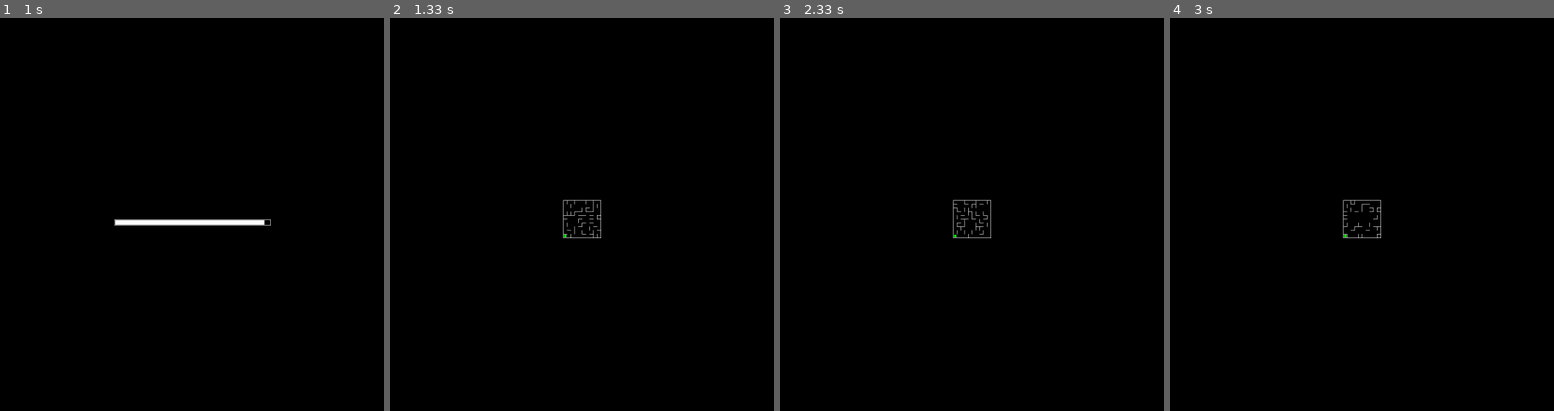
Above: before the commit, frames 1-4 (left to right).
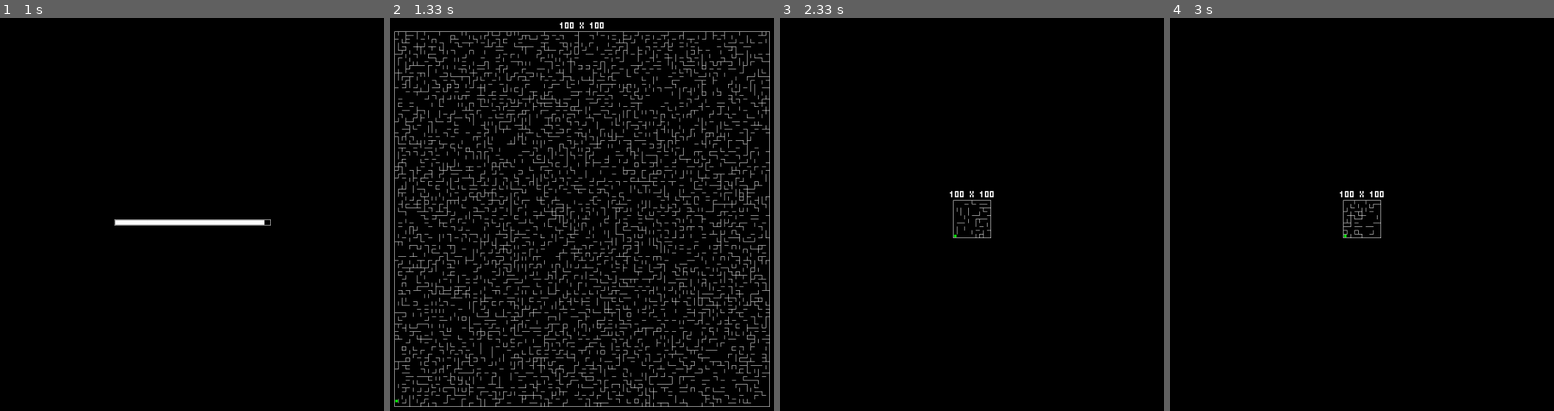
Above: after the commit, the same moments.

Repository: AlexanderNoles/NEA
Game: pygame game, started from MazeRenderer 2.0.py
Two runs of this game, one before a commit and one after it. Both use one fixed random seed, a clock stepped at 60 frames per second and the inputs below.
Inputs:
- Up to frame 1 (1 s): tap Enter at 0.33 s
- Up to frame 2 (1.33 s): hold Up from 1.17 s (still down)
- Up to frame 3 (2.33 s): release Up at 1.63 s; tap E at 2.17 s
- Up to frame 4 (3 s): tap E at 2.5 s

Frame 1 is identical in both runs. In frame 2, 14% of the frame differs, in the area x 1-99%, y 1-99%; in frame 3, 0.3%; in frame 4, 0.3%.

Commit message:
Finished adding text

Diff:
--- a/MazeRenderer 2.0.py
+++ b/MazeRenderer 2.0.py
@@ -15,6 +15,9 @@
 default_line_weight = 1
 scale = 1 #Has to be an int
 debug = False
+with open('font.txt') as f:
+    font = f.readlines()
+    f.close()
 
 #GAME LOGIC
 def play_maze(width,height,title,maze_data):
@@ -92,13 +95,13 @@
             if first_frame == True:
                 first_frame = False
                 generated_data = draw_maze([width,height],cube_size,screen,maze_data)
+                text(title,3,[0,(((len(maze_data) * (cube_size-1))+1)/2)+15],white,screen,[width,height])
                 player_pos = draw_player(maze_data,generated_data[0],generated_data[1],cube_size,screen,[width,height],[0,len(maze_data)-1],True)
                 position_set_to = player_pos
             else:
                 if won(player_pos,[len(maze_data[0])-1,0]):
                     screen.fill(default)
-                    print("YouWon")
-                    running = False
+                    text("Maze Completed",5,[0,0],white,screen,[width,height])
                 else:
                     player_pos = draw_player(maze_data,generated_data[0],generated_data[1],cube_size,screen,[width,height],[position_set_to[0] + add_to_x,position_set_to[1] + add_to_y],False,player_pos)
         pygame.display.flip()
@@ -167,18 +170,38 @@
     #Draw actual progress
     draw_rectangle([int(center[0]-width/2)+2,center[1]+2],int((width-4)*progress),11,True,white,screen,window_dimensions)
 
-def text(startpos,text,text_size,colour,screen,window_dimensions):
+def text(text,text_size,offset,colour,screen,window_dimensions): #Draws entered text on screen in the font defined in 'font.txt', by default it is drawn in the center, however, this can be altered by entering an offset
     text_dict = {
-        "a":0,"b":1,"c":2,"d":3,"e":4,
-        "f":5,"g":6,"h":7,"i":8,"j":9,
-        "k":10,"l":11,"m":12,"n":13,"o":14,
-        "p":15,"q":16,"r":17,"s":18,"t":19,
-        "u":20,"v":21,"w":22,"x":23,"y":24,
-        "z":25
+        "a":0,"A":0,"b":1,"B":1,"c":2,"C":2,"d":3,"D":3,"e":4,"E":4,
+        "f":5,"F":5,"g":6,"G":6,"h":7,"H":7,"i":8,"I":8,"j":9,"J":9,
+        "k":10,"K":10,"l":11,"L":11,"m":12,"M":12,"n":13,"N":13,"o":14,"O":14,
+        "p":15,"P":15,"q":16,"Q":16,"r":17,"R":17,"s":18,"S":18,"t":19,"T":19,
+        "u":20,"U":20,"v":21,"V":21,"w":22,"W":22,"x":23,"X":23,"y":24,"Y":24,
+        "z":25,"Z":25," ":26,"1":27,"2":28,"3":29,"4":30,"5":31,"6":32,"7":33,
+        "8":34,"9":35,"0":36
         }
-    #Works in a simialr way to draw_maze (essentially a bunch of white cubes placed next to each other using offsetx and offsety)
-    #wanted to keep them separate as there is large differences in how the placement of cubes in encoded
-    pass
+    text_list = split(text)
+    text_width = 0
+    text_height = 5 * text_size
+    offsetx = 0
+    offsety = 0
+    offset_character = 0
+    for i in text_list:
+        character_data = split_int(font[text_dict[i]])
+        text_width += (int((len(character_data)*text_size)/5) + (1*text_size))
+    for i in text_list:
+        character_data = split_int(font[text_dict[i]])
+        for y in range(0,5):
+            for x in range(0,int(len(character_data)/5)):
+                if character_data[(y*int(len(character_data)/5))+x] == 0:
+                    pass
+                else:
+                    draw_rectangle([(-text_width/2)+offsetx+offset_character+(offset[0]*-1),(-text_height/2)+offsety+(offset[1]*-1)],text_size,text_size,True,colour,screen,window_dimensions)
+                offsetx += text_size
+            offsety += text_size
+            offsetx = 0
+        offset_character += (text_size * (len(character_data)/5))+(1 * text_size)
+        offsety = 0
 
 def draw_rectangle(startpos,width,height,fill,colour,screen,window_dimensions,*args): #Draws a rectangle based around 0,0 (screen center), for best use don't redraw things that are already drawn (i.e. stagnant sprites, like the maze)
     width = alter_to_fit_scale(width)
@@ -216,6 +239,15 @@
 def alter_coords_to_fit_scale(value,full): #Makes coords relative to the center and fits them to game scale
     return int(full + (value*scale))
 
+#OTHER
+def split(word):
+    return [char for char in word]
+
+def split_int(word):
+    word = word.replace(" ","")
+    word = word.replace("\n","")
+    return [int(char) for char in word]
+
 from MazeGenerationNew import generate_random_walls
-maze_data = generate_random_walls(10,10)
-play_maze(1500,1000,"Test Maze",maze_data)
+maze_data = generate_random_walls(100,100)
+play_maze(1500,1000,"100 x 100",maze_data)
--- /dev/null
+++ b/font.txt
@@ -0,0 +1,37 @@
+111 101 111 101 101
+111 101 110 101 111
+111 100 100 100 111
+110 101 101 101 110
+111 100 110 100 111
+111 100 110 100 100
+111 100 101 101 111
+101 101 111 101 101
+111 010 010 010 111
+001 001 001 101 111
+101 101 110 101 101
+100 100 100 100 111
+10001 11011 10101 10001 10001
+101 111 111 101 101
+111 101 101 101 111
+111 101 111 100 100
+111 101 101 111 001
+111 101 110 101 101
+111 100 111 001 111
+111 010 010 010 010
+101 101 101 101 111
+101 101 101 101 010
+101 101 101 111 101
+101 101 010 101 101
+101 101 010 010 010
+111 001 010 100 111
+000 000 000 000 000
+010 110 010 010 010
+010 101 001 010 111
+110 001 010 001 110
+101 101 111 001 001
+111 100 111 001 110
+111 100 111 101 111
+111 001 010 010 010
+111 101 111 101 111
+111 101 111 001 111
+111 101 101 101 111
